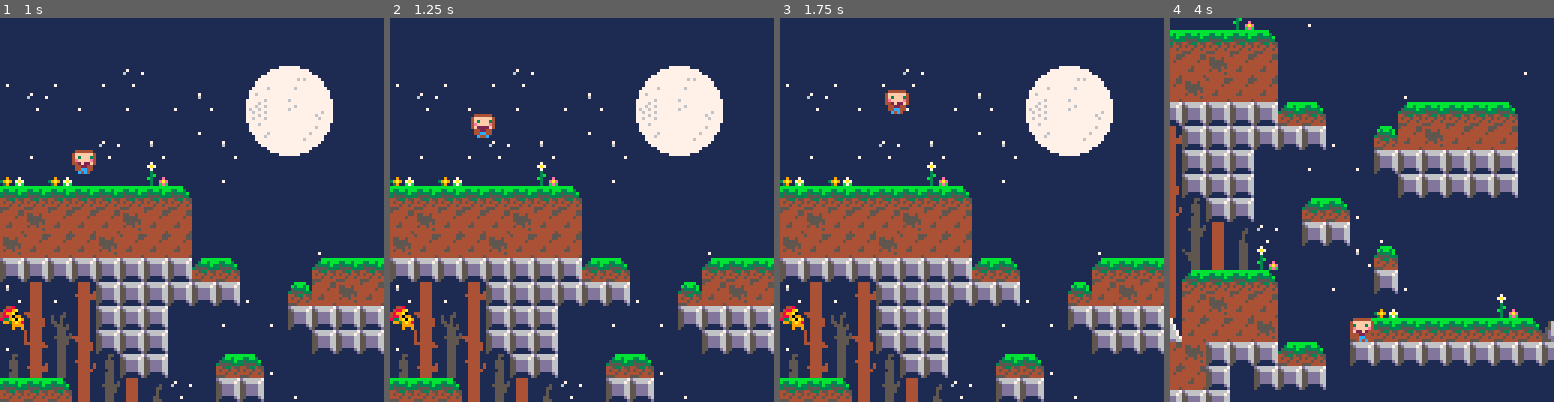
Above: before the commit, frames 1-4 (left to right).
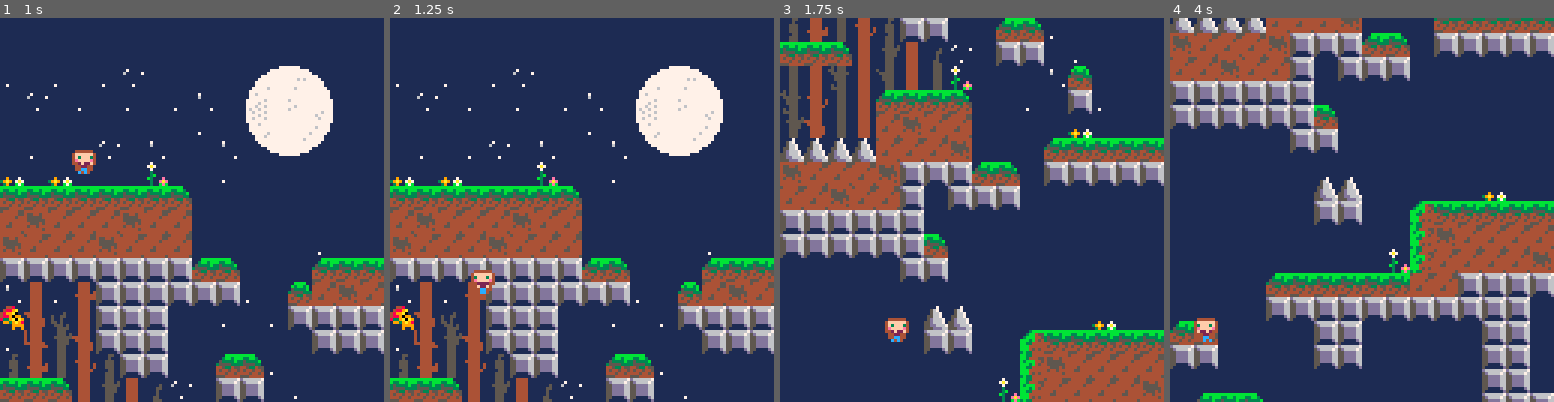
Above: after the commit, the same moments.

Repository: connorryanbaker/kmg
Game: PICO-8 cartridge currentdraft.p8
Same seed, same stepped clock (60 frames per second), same inputs: the game is played once before the commit and once after it.
Inputs:
- Up to frame 1 (1 s): tap X (X key) at 0.33 s; tap O (Z key) at 0.7 s
- Up to frame 2 (1.25 s): tap X (X key) at 1.07 s
- Up to frame 3 (1.75 s): hold Right from 1.6 s (still down); tap O (Z key) at 1.7 s
- Up to frame 4 (4 s): tap X (X key) at 1.85, 2.97 s; release Right at 2.1 s; tap O (Z key) every 0.4 s from 2.1 to 3.7 s; hold Right 2.47-3.03 s; hold Left 3.08-3.58 s

Frame 1 is identical in both runs. In frame 2, 0.6% of the frame differs, in the area x 21-28%, y 25-72%; in frame 3, 57%; in frame 4, 63%, in the area x 0-100%, y 0-100%.

Commit message:
hack test

Diff:
--- a/currentdraft.p8
+++ b/currentdraft.p8
@@ -486,7 +486,6 @@
 00000000000000000000000000000000000000000000000000000000000000000000000000000000000000000000000000000000000000000000000000000000
 717171717171717171717171717171717171717171b2b2b2b2b2b2b2b2b2b2b27070707070707070c4c4c4c4c4c4c4c4c4c4c4c4c4c4c4c4c4c4c4c4c4c4c4c4
 __gff__
-0080800000010203000000000000000080808000000200030303000000000003000080000002060200000000000000038000000000000302000002020300030310000000000000000000000006000000000000000000000000000000000000000000000000000000000000000000000000000000000000000000000000000000
 0000000000000000000000000000000000000000000000000000000000000000000000000000000000000000000000000000000000000000000000000000000000000000000000000000000000000000000000000000000000000000000000000000000000000000000000000000000000000000000000000000000000000000
 __map__
 2b2b2b2b2b2b2b2b2b2b2b2b2b2b2b2b2b2b2b2b2b2b2b2b2b2b2b2b2b2b2b2b0f0f0f0f0f0f0f0f0f0f0f0f0f0f0f0f0f0f0f0f0f0f0f0f0f0f0f0f0f0f0f4c00000000000000000000000000000000000000000000000000000000000000000000000000000000000000000000000000000000000000000000000000000000
